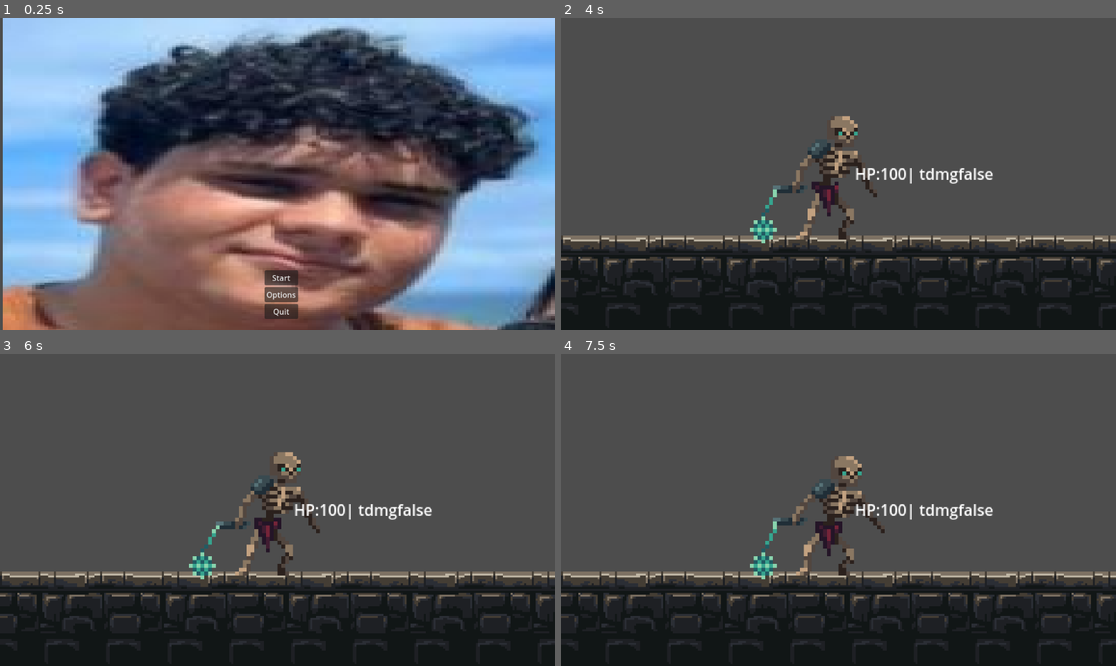
Above: before the commit, frames 1-4 (two rows, left to right).
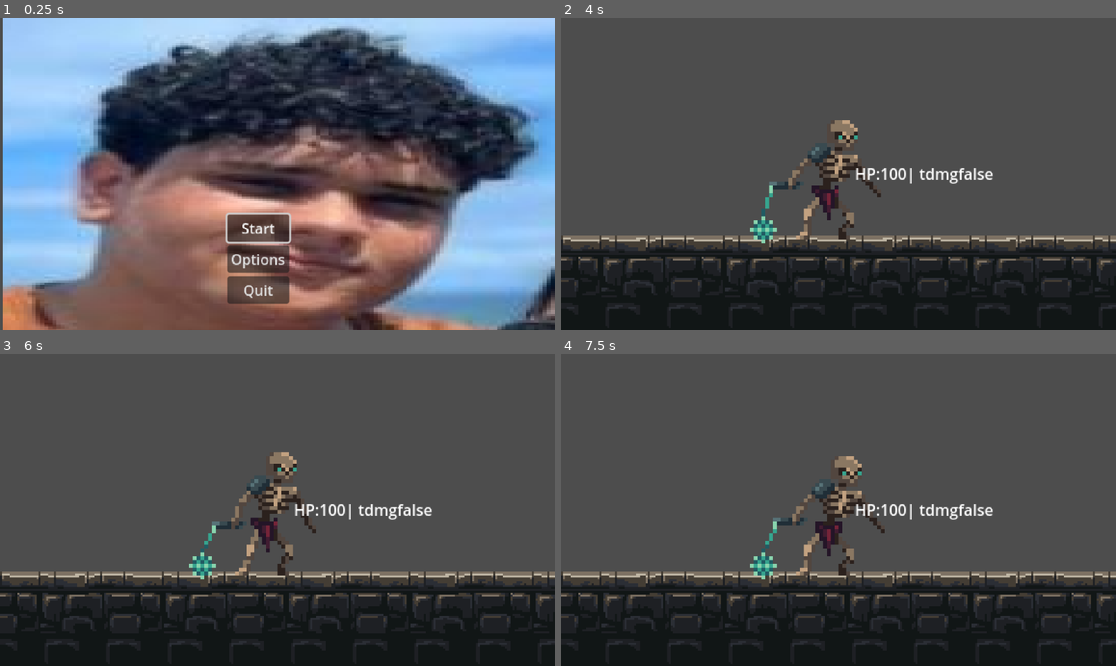
Above: after the commit, the same moments.

Repository: WerG0D/Tales-of-Sophie-build
Game: Godot game, scene res://menu.tscn
Two runs of this game, one before a commit and one after it. Both use one fixed random seed, a clock stepped at 60 frames per second and the inputs below.
Inputs (mouse positions are in pixels of both pictures, inside the frame that each line leads up to):
- Up to frame 1 (0.25 s): no input
- Up to frame 2 (4 s): click "Start" at 0.5 s; tap Enter at 1.25 s; move the mouse to (827, 149) at 1.27 s; hold D (move_right) 1.28-2.78 s; tap E (e) at 1.35, 2.3, 3.05, 3.8 s; tap Space (jump) at 1.52, 2.27, 3.77 s; move the mouse to (638, 177) at 2.02 s; click (638, 177) at 2.1 s; move the mouse to (894, 105) at 2.77 s; hold A (move_left) 2.78-3.53 s; right-click (894, 105) at 2.85 s; move the mouse to (810, 236) at 3.52 s; hold D (move_right) from 3.53 s (still down); tap Z (attack) at 3.6 s
- Up to frame 3 (6 s): move the mouse to (444, 556) at 4.27 s; tap E (e) at 4.35, 5.1 s; tap Space (jump) at 4.52, 5.27 s; move the mouse to (111, 463) at 5.02 s; release D (move_right) at 5.03 s; hold A (move_left) 5.03-5.78 s; move the mouse to (305, 510) at 5.77 s; hold D (move_right) from 5.78 s (still down); click (305, 510) at 5.85 s
- Up to frame 4 (7.5 s): tap E (e) at 6.05, 6.8 s; move the mouse to (755, 432) at 6.52 s; release D (move_right) at 6.53 s; hold A (move_left) from 6.53 s (still down); right-click (755, 432) at 6.6 s; tap Space (jump) at 6.77 s; move the mouse to (960, 494) at 7.27 s; tap Z (attack) at 7.35 s

The runs differ from the first frame. In frame 1, 3.4% of the frame differs, in the area x 40-54%, y 62-97%; in frame 2, 1.6%; in frame 3, 1.1%; in frame 4, nothing differs.

Commit message:
so mais esse
1

Diff:
--- a/menu.gd
+++ b/menu.gd
@@ -3,7 +3,7 @@
 
 # Called when the node enters the scene tree for the first time.
 func _ready():
-	pass # Replace with function body.
+	$VBoxContainer/StartButton.grab_focus()
 
 
 func _on_StartButton_pressed():
--- a/menu.tscn
+++ b/menu.tscn
@@ -28,15 +28,18 @@
 anchor_top = 1.0
 anchor_right = 0.5
 anchor_bottom = 1.0
-offset_left = -27.0
-offset_top = -124.0
-offset_right = 43.0
-offset_bottom = -23.0
+offset_left = -104.0
+offset_top = -240.0
+offset_right = -34.0
+offset_bottom = -139.0
 grow_horizontal = 2
 grow_vertical = 0
+scale = Vector2(1.83602, 1.83602)
 
 [node name="StartButton" type="Button" parent="VBoxContainer"]
 layout_mode = 2
+focus_neighbor_top = NodePath("../QuitButton")
+action_mode = 0
 text = "Start"
 
 [node name="OptionsButton" type="Button" parent="VBoxContainer"]
@@ -45,6 +48,7 @@
 
 [node name="QuitButton" type="Button" parent="VBoxContainer"]
 layout_mode = 2
+focus_neighbor_bottom = NodePath("../StartButton")
 text = "Quit"
 
 [connection signal="pressed" from="VBoxContainer/StartButton" to="." method="_on_StartButton_pressed"]
